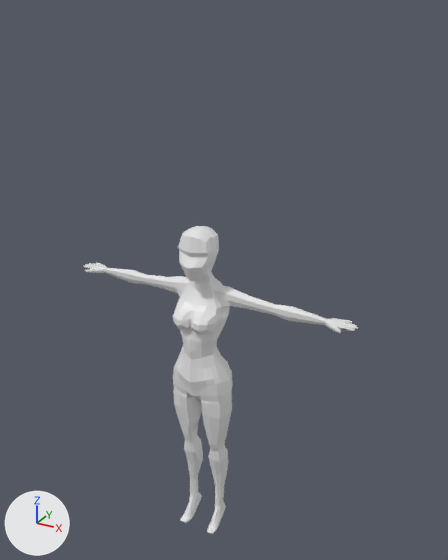
The FBX model Worlds Beyond/Assets/Assets/Player/Female Charakter.fbx, before and after one commit.
Both versions are drawn from a camera (50 mm lens) standing at (2.7, -4.44, 3.49) and looking at (0.12, 0.24, 1.15). The lights are fixed; the arrows at lower left show +X, +Y and +Z.

Before the edit, the objects in view are built like this:
```python
me_cube_001 = bpy.data.meshes.new('Cube.001')
me_cube_001.from_pydata(...)  # 1254 vertices, 1254 faces; spans x -1.46..1.46, y -0.23..0.3, z -1.63..1.72
me_cube_001.materials.append(mat_material)  # white #e7e7e7
ob_cube = bpy.data.objects.new('Cube', me_cube_001)
ob_cube.location = (0.0, 0.0, 0.0)
```
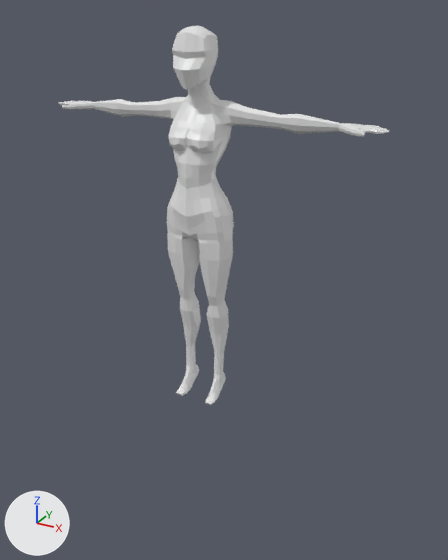
Boxes [x1, y1, x2, y2] around the edits, measured in the pictures (448 x 560 px; the box of a moved part takes in the faces that stretch with it):
'Cube', reshaped, moved (20% wider, 23% taller)
    before: [83, 226, 358, 534]
    after: [59, 25, 389, 405]
part 1 of me_cube_001, moved or reshaped
    before: [83, 263, 107, 273]
    after: [59, 101, 93, 109]
part 2 of me_cube_001, moved or reshaped
    before: [325, 318, 358, 333]
    after: [339, 123, 389, 136]
part 3 of me_cube_001, moved or reshaped
    before: [173, 278, 230, 335]
    after: [168, 93, 231, 155]

Edits to the bpy script that builds the scene:
```text
Change me_cube_001:
    used by ob_cube; location = (0.0, 0.0, 0.0)
    remove me_cube_001.from_pydata(...)  # 1254 vertices, 1254 faces; spans x -1.46..1.46, y -0.23..0.3, z -1.63..1.72
    add me_cube_001.from_pydata(...)  # 1254 vertices, 1254 faces; spans x -1.55..1.55, y -0.21..0.3, z -1.63..1.72
    me_cube_001 part 1: all 115 vertices in x -1.46..-1.2, y -0.01..0.21, z 1.01..1.06 are scaled about their middle by 1.28, then moved by (-0.05, 0.0, -0.01)
    me_cube_001 part 2: all 115 vertices in x 1.2..1.46, y -0.01..0.21, z 1.01..1.06 are scaled about their middle by 1.28, then moved by (0.05, 0.0, -0.01)
    me_cube_001 part 3: 40 of 1254 vertices moved; they spanned x -0.24..0.24, y -0.23..0.22, z 0.77..1.13 and now span x -0.25..0.25, y -0.19..0.22, z 0.77..1.12; mean shift (0.0, 0.03, 0.0); largest move (-0.18, -0.16, 0.92) -> (-0.18, -0.12, 0.91)
Change ob_cube:
    ob_cube.location: (0.0, 0.0, 0.0) -> (0.0, 0.0, 1.64)
```
